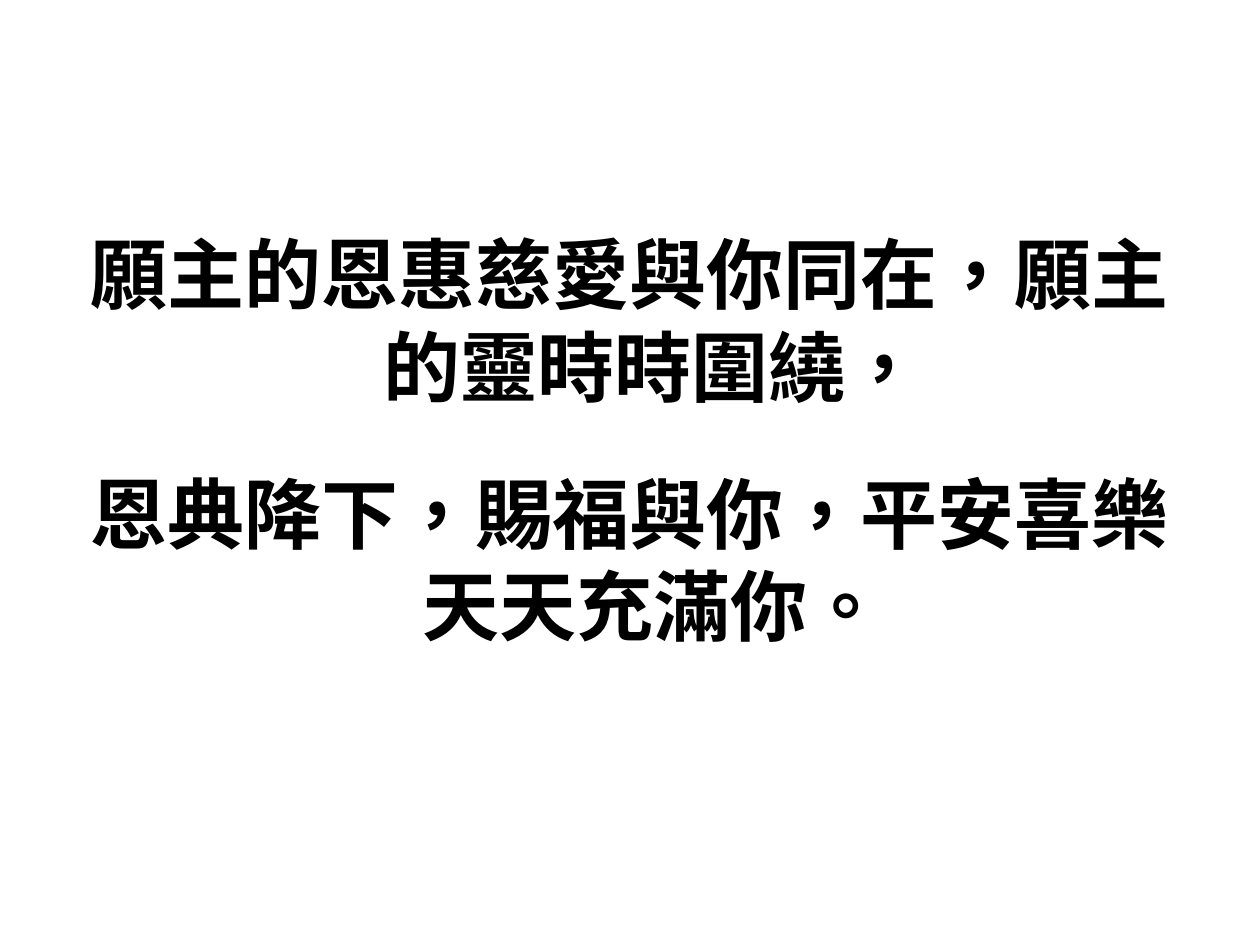
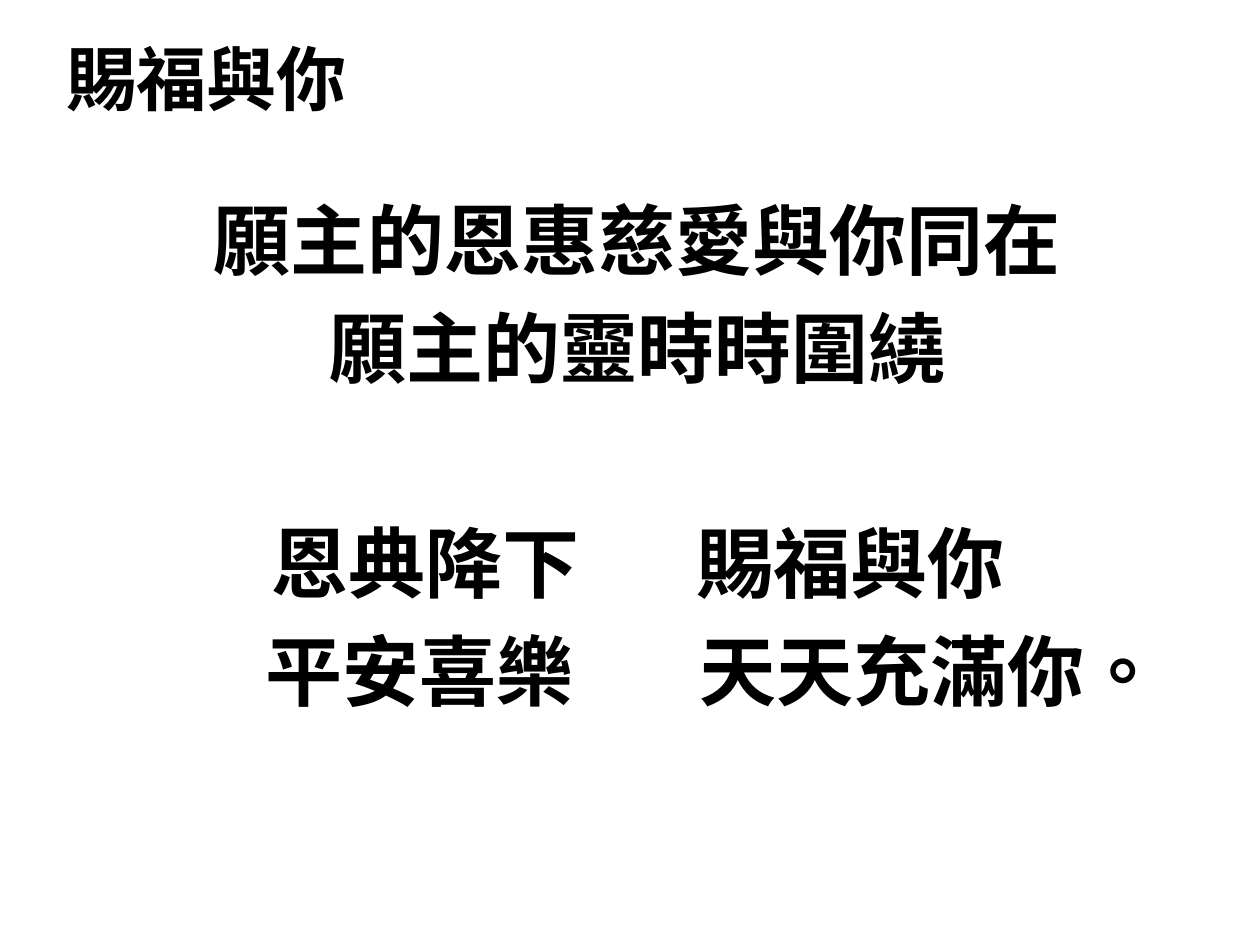
Before and after one commit to batisuoc/free-school-class, a slide deck: slide 6 of chinese/賜福與你.pptx (slide 5 before the commit). Drawn at 1260x945 pixels with LibreOffice and Linux fonts; fonts in the diff are those of the drawing; background and template pictures are left out. Boxes give left, top, right and bottom in pixels: in the first picture for what was removed or moved away, otherwise in the second. Text is boxed around its words. In the diff, an @@ line names an element or a change of style, - is before the commit and + after.

```diff
--- a/chinese/賜福與你.pptx
+++ b/chinese/賜福與你.pptx
@@ text added at [67,46,347,112], 40 pt, text #000000, bold @@
+賜福與你
@@ text at [214,203,1162,707]: text changed @@
-願主的恩惠慈愛與你同在，願主的靈時時圍繞，
-恩典降下，賜福與你，平安喜樂天天充滿你。
+願主的恩惠慈愛與你同在
+願主的靈時時圍繞
+恩典降下 賜福與你
+平安喜樂 天天充滿你。
```
Also in this commit, not shown: 1 slide added, 4 other files.
